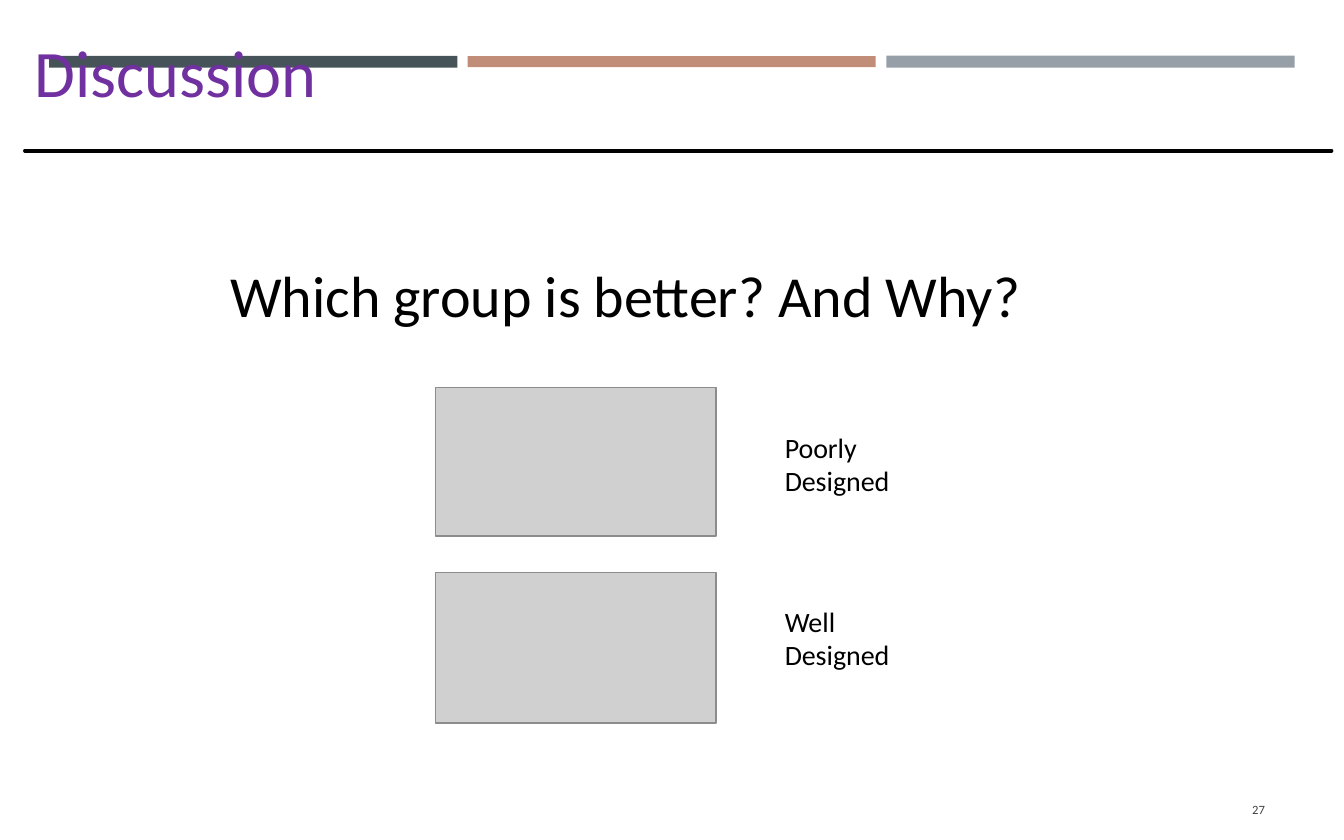
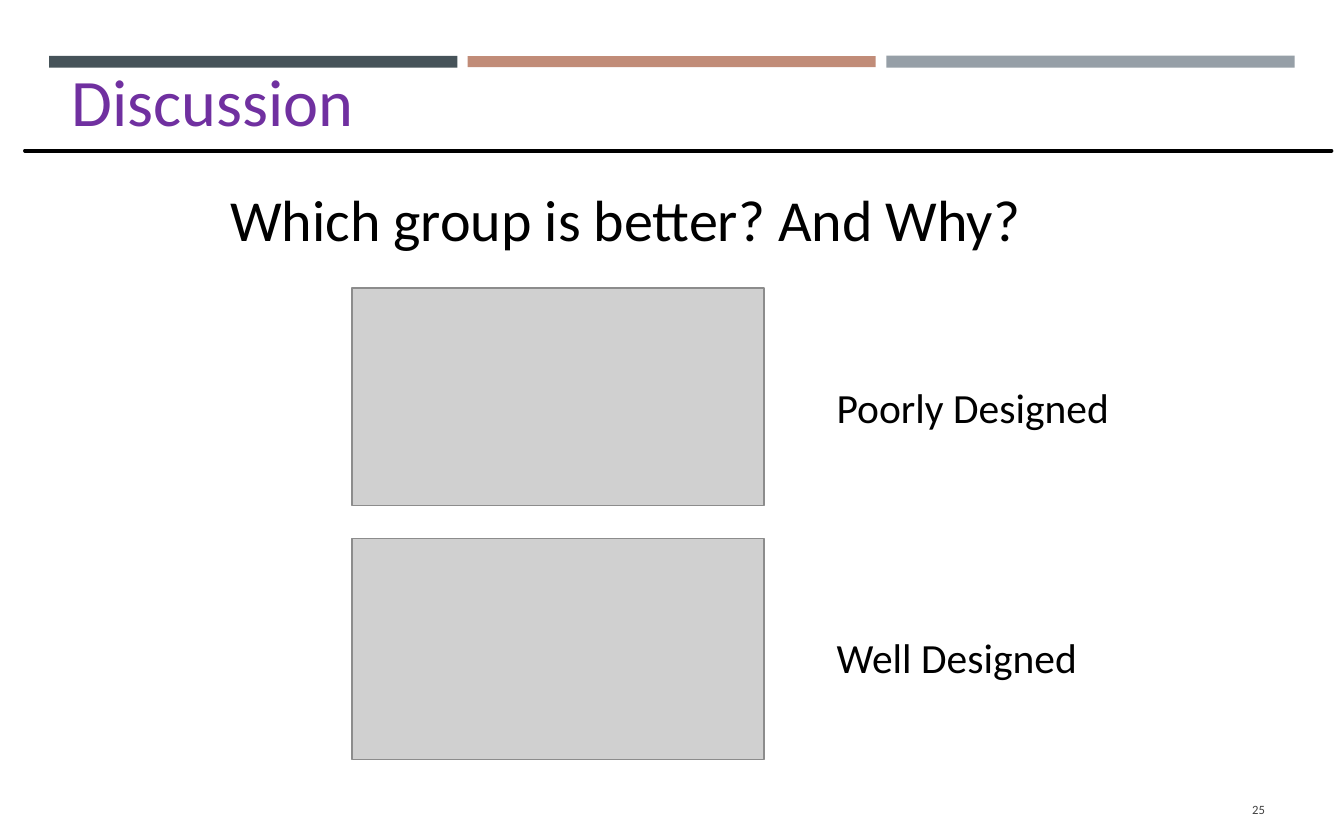
Before and after one commit to gisynw/GIS_I, a slide deck: slide 25 of docs/Lectures/Week07/Lecture07_GEOG2475_Thursday.pptx (slide 27 before the commit). Drawn at 1344x840 pixels with LibreOffice and Linux fonts; fonts in the diff are those of the drawing; grey boxes stand for pictures. Boxes give left, top, right and bottom in pixels: in the first picture for what was removed or moved away, otherwise in the second. Text is boxed around its words. In the diff, an @@ line names an element or a change of style, - is before the commit and + after.

```diff
--- a/docs/Lectures/Week07/Lecture07_GEOG2475_Thursday.pptx
+++ b/docs/Lectures/Week07/Lecture07_GEOG2475_Thursday.pptx
@@ text "Discussion": place and size @@
-text "Discussion" at box(34, 51, 316, 98)
+text "Discussion" at box(71, 80, 353, 127)
@@ text "Which group is better? And ...": place and size @@
-text "Which group is better? And ..." at box(230, 276, 1020, 327)
+text "Which group is better? And ..." at box(230, 200, 1020, 251)
@@ picture: place and size @@
-picture at box(436, 388, 717, 536)
+picture at box(352, 288, 765, 506)
@@ text "Poorly Designed" at box(837, 394, 1109, 430): size 13.5 to 20 pt; more space between paragraphs @@
@@ text "Poorly Designed": place and size @@
-text "Poorly Designed" at box(785, 438, 890, 496)
+text "Poorly Designed" at box(837, 394, 1109, 430)
@@ picture: place and size @@
-picture at box(436, 572, 717, 723)
+picture at box(352, 539, 765, 760)
@@ text "Well Designed": place and size @@
-text "Well Designed" at box(785, 612, 890, 670)
+text "Well Designed" at box(837, 644, 1077, 680)
@@ text "Well Designed" at box(837, 644, 1077, 680): size 13.5 to 20 pt; more space between paragraphs @@
@@ page number at box(1252, 806, 1265, 814): text changed @@
-27
+25
```
Also in this commit, not shown: 11 other slides changed, 3 slides removed.
